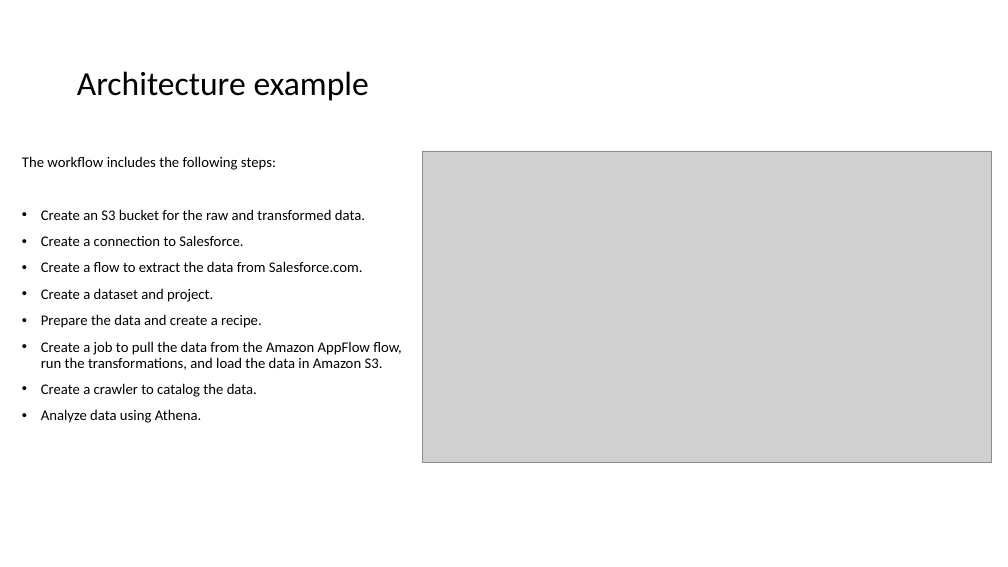
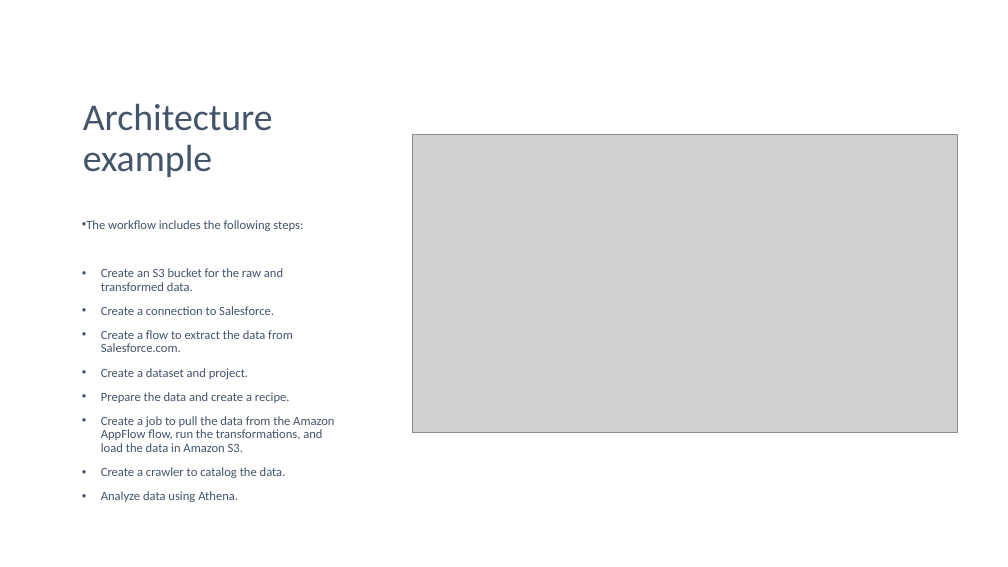
Before and after one commit to IlyaChakun/aws-iba-courses, a slide deck: slide 3 of lecture-materials/Application-Integration/app_flow/aws_appflow.pptx. Drawn at 1008x567 pixels with LibreOffice and Linux fonts; fonts in the diff are those of the drawing; grey boxes stand for pictures. Boxes give left, top, right and bottom in pixels: in the first picture for what was removed or moved away, otherwise in the second. Text is boxed around its words. In the diff, an @@ line names an element or a change of style, - is before the commit and + after.

```diff
--- a/lecture-materials/Application-Integration/app_flow/aws_appflow.pptx
+++ b/lecture-materials/Application-Integration/app_flow/aws_appflow.pptx
@@ title "Architecture example" moved from (x1=77, y1=71, x2=369, y2=101) to (x1=83, y1=103, x2=273, y2=177) @@
@@ title "Architecture example" at (x1=83, y1=103, x2=273, y2=177): size 32 to 36 pt, text colour #000000 to #44546A; vertical alignment middle to bottom @@
@@ picture resized from (x1=422, y1=151, x2=991, y2=463) to (x1=413, y1=135, x2=958, y2=433) @@
@@ text "The workflow includes the following ..." moved from (x1=22, y1=156, x2=401, y2=423) to (x1=82, y1=220, x2=334, y2=502) @@
@@ text "The workflow includes the following ..." at (x1=82, y1=220, x2=334, y2=502): size 14 to 12 pt, text colour #000000 to #44546A; bullet none to • @@
```
Also in this commit, not shown: 3 other slides changed, 12 other files.
